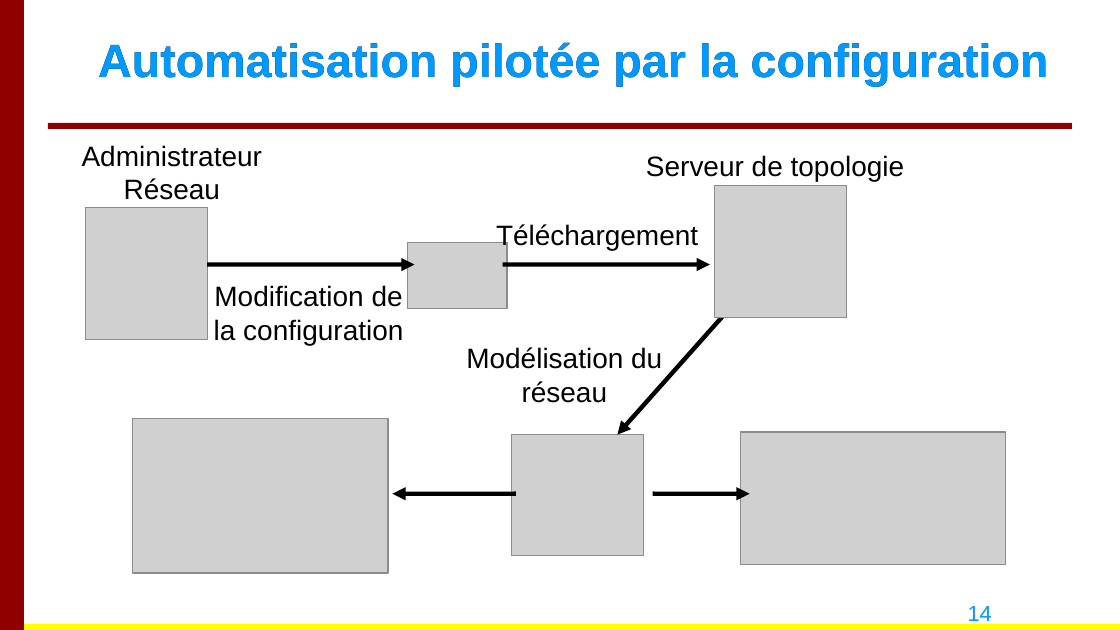
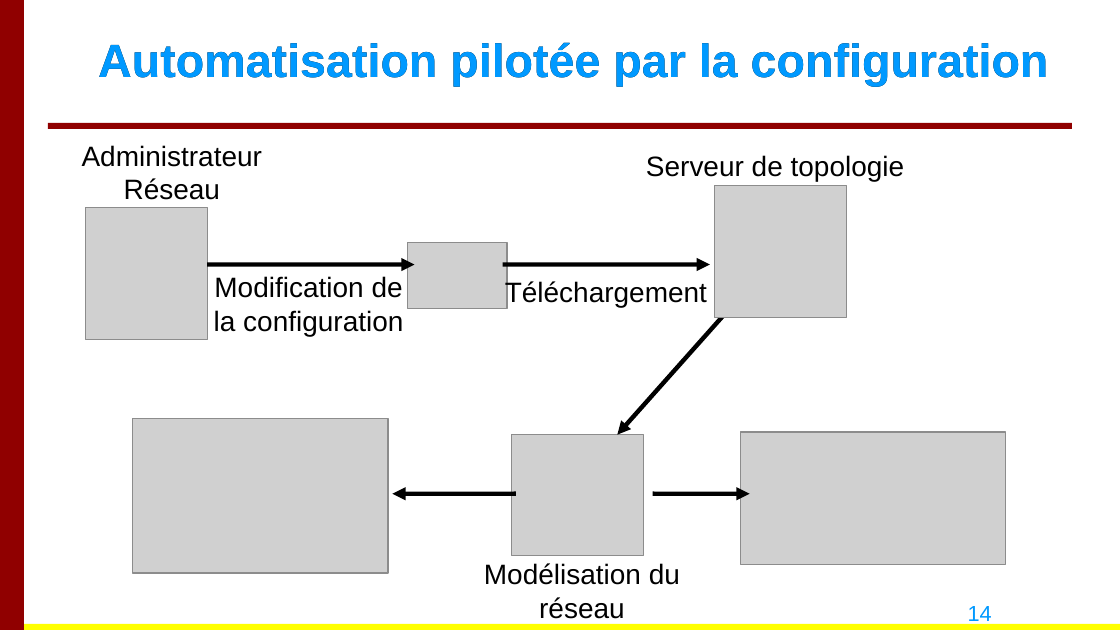
Before and after one commit to netmagis/netmagis, a slide deck: slide 14 of doc/jres/jres2011/slides.odp. Drawn at 1120x630 pixels with LibreOffice and Linux fonts; fonts in the diff are those of the drawing; grey boxes stand for pictures; background and template pictures are left out. Boxes give left, top, right and bottom in pixels: in the first picture for what was removed or moved away, otherwise in the second. Text is boxed around its words. In the diff, an @@ line names an element or a change of style, - is before the commit and + after.

```diff
--- a/doc/jres/jres2011/slides.odp
+++ b/doc/jres/jres2011/slides.odp
@@ text "Modification de la configuration": place and size @@
-text "Modification de la configuration" at (214,285,403,345)
+text "Modification de la configuration" at (214,276,403,336)
@@ text "Téléchargement": place and size @@
-text "Téléchargement" at (496,224,698,250)
+text "Téléchargement" at (505,280,707,307)
@@ text "Modélisation du réseau": place and size @@
-text "Modélisation du réseau" at (466,347,662,403)
+text "Modélisation du réseau" at (484,563,680,619)
```
Also in this commit, not shown: 5 other slides changed.
